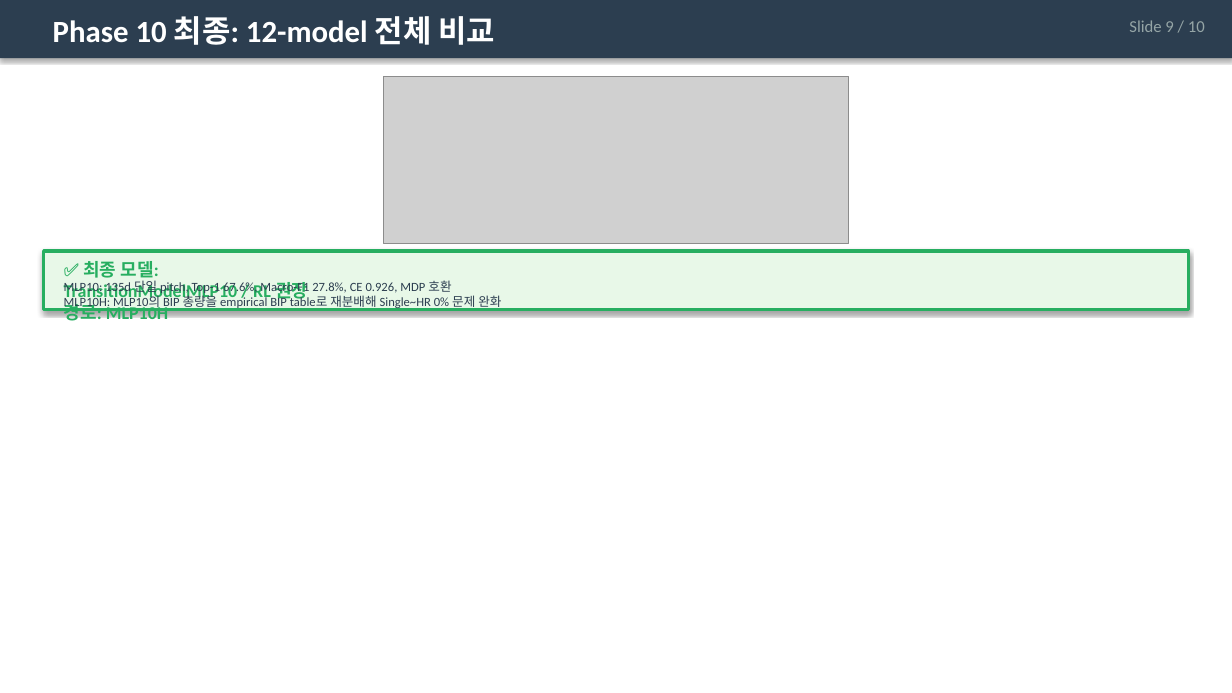
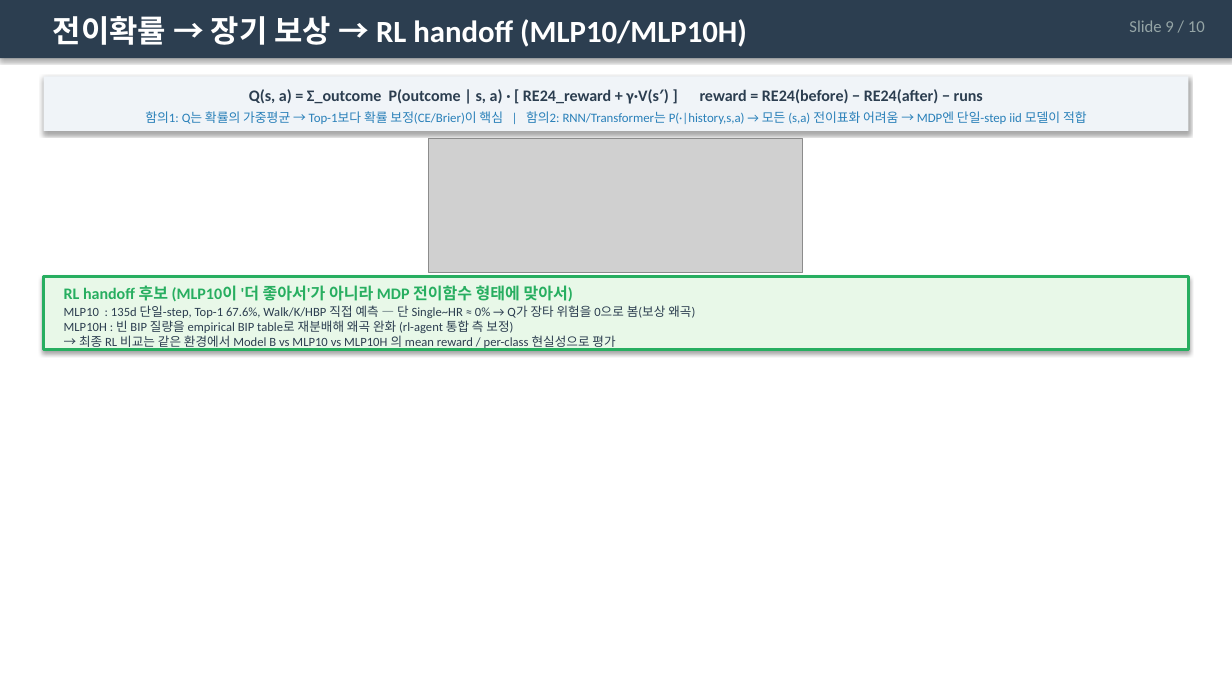
Before and after one commit to Pitcheezy/transition-models, a slide deck: slide 9 of outputs/SmartPitch_TransitionModels_Presentation.pptx. Drawn at 1232x693 pixels with LibreOffice and Linux fonts; fonts in the diff are those of the drawing; grey boxes stand for pictures. Boxes give left, top, right and bottom in pixels: in the first picture for what was removed or moved away, otherwise in the second. Text is boxed around its words. In the diff, an @@ line names an element or a change of style, - is before the commit and + after.

```diff
--- a/outputs/SmartPitch_TransitionModels_Presentation.pptx
+++ b/outputs/SmartPitch_TransitionModels_Presentation.pptx
@@ text at box(53, 16, 747, 47): text changed @@
-Phase 10 최종: 12-model 전체 비교
+전이확률 → 장기 보상 → RL handoff (MLP10/MLP10H)
@@ rectangle added at box(43, 77, 1189, 131), fill #F0F4F8 @@
@@ text added at box(249, 89, 983, 104), 12.5 pt, text #2C3E50, bold @@
+Q(s, a) = Σ_outcome P(outcome | s, a) · [ RE24_reward + γ·V(s′) ] reward = RE24(before) − RE24(after) − runs
@@ text added at box(145, 111, 1087, 124), 10 pt, text #2980B9 @@
+함의1: Q는 확률의 가중평균 → Top-1보다 확률 보정(CE/Brier)이 핵심 | 함의2: RNN/Transformer는 P(·|history,s,a) → 모든 (s,a) 전이표화 어려움 → MDP엔 단일-step iid 모델이 적합
@@ picture: place and size @@
-picture at box(384, 77, 848, 244)
+picture at box(429, 139, 803, 274)
@@ text removed at box(64, 261, 308, 325) @@
-✅ 최종 모델: TransitionModelMLP10 / RL 권장 경로: MLP10H
@@ rectangle: place and size @@
-rectangle at box(43, 251, 1189, 310)
+rectangle at box(43, 276, 1189, 349)
@@ text added at box(64, 285, 573, 301), 12.5 pt, text #27AE60, bold @@
+RL handoff 후보 (MLP10이 '더 좋아서'가 아니라 MDP 전이함수 형태에 맞아서)
@@ text at box(64, 305, 695, 350): text changed @@
-MLP10: 135d 단일 pitch, Top-1 67.6%, Macro-F1 27.8%, CE 0.926, MDP 호환
-MLP10H: MLP10의 BIP 총량을 empirical BIP table로 재분배해 Single~HR 0% 문제 완화
+MLP10 : 135d 단일-step, Top-1 67.6%, Walk/K/HBP 직접 예측 — 단 Single~HR ≈ 0% → Q가 장타 위험을 0으로 봄(보상 왜곡)
+MLP10H : 빈 BIP 질량을 empirical BIP table로 재분배해 왜곡 완화 (rl-agent 통합 측 보정)
+→ 최종 RL 비교는 같은 환경에서 Model B vs MLP10 vs MLP10H 의 mean reward / per-class 현실성으로 평가
```
Also in this commit, not shown: 3 other slides changed, 2 slides added, 2 slides removed, 4 other files.
